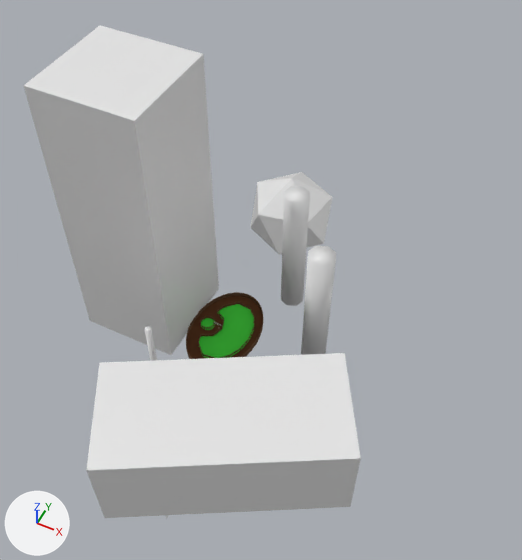
The Blender file assets/blends/level4.blend: old version first, new version second.
The view is the same before and after, from a 50 mm lens placed at (215.0, -355.0, 534.0), pointed at (31.0, 13.0, 74.0). Lighting does not change. The marker at lower left points along +X, +Y and +Z.
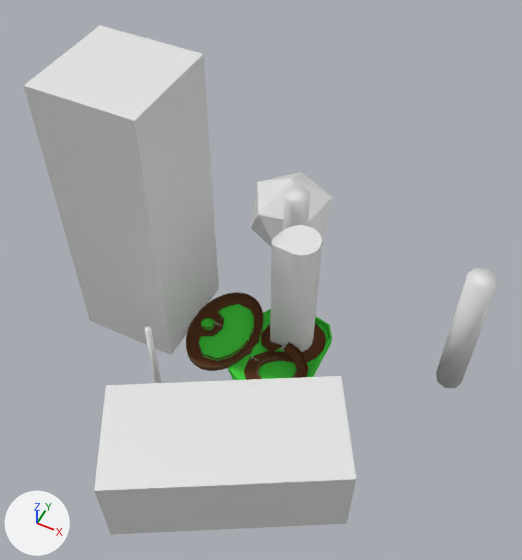
What differs and where, as boxes [x1, y1, x2, y2] in the pictures (522 x 560 px):
'Cube.002', moved
    before: [86, 353, 361, 518]
    after: [94, 376, 356, 535]
'Cylinder.002', moved
    before: [301, 246, 336, 355]
    after: [436, 268, 498, 388]
'Cylinder.003-col', added
    after: [270, 225, 322, 352]
'Cube.003-col.001', added (green)
    after: [228, 309, 332, 380]
'track2-col', added (brown)
    after: [244, 323, 326, 380]
'Cylinder.006-col', added
    after: [256, 357, 297, 379]
'Cylinder.001', unchanged, covered by the edit
    before: [281, 186, 310, 306]
    after: [283, 186, 310, 230]

The change, as a diff of the scene's bpy script:
```diff
--- a/assets/blends/level4.blend.py
+++ b/assets/blends/level4.blend.py
@@ me_cylinder_012 @@
+me_cylinder_012.from_pydata(...)  # 80 vertices, 66 faces; spans x -17.1..18.7, y -17.1..24.6, z -17.1..23.4
+me_cylinder_012.polygons.foreach_set('use_smooth', [True] * 66)
+me_cylinder_012.materials.append(mat_wood)  # brown #684d37
@@ me_cylinder_011 @@
+me_cylinder_011.from_pydata(...)  # 32 vertices, 18 faces; spans x -20.5..17.0, y -17.0..17.0, z -66.8..66.8
+me_cylinder_011.polygons.foreach_set('use_smooth', [True] * 18)
@@ me_cylinder_003 @@
+me_cylinder_003.from_pydata(...)  # 288 vertices, 265 faces; spans x -29.3..28.2, y -46.6..48.0, z -2.0..17.4
+me_cylinder_003.polygons.foreach_set('use_smooth', [True] * 265)
+me_cylinder_003.materials.append(mat_dirt)  # brown #5d3c26
@@ me_cube_017 @@
+me_cube_017.from_pydata(...)  # 80 vertices, 78 faces; spans x -40.7..30.7, y -51.7..51.7, z -4.1..6.8
+me_cube_017.polygons.foreach_set('use_smooth', [True] * 78)
+me_cube_017.materials.append(mat_grass)  # green #49d645
@@ ob_cylinder_002 @@
 ob_cylinder_002 = bpy.data.objects.new('Cylinder.002', me_cylinder_007)
-ob_cylinder_002.location = (82.3, 15.8, 58.4)
+ob_cylinder_002.location = (200.7, 48.3, 58.4)
@@ ob_cube_002 @@
 ob_cube_002 = bpy.data.objects.new('Cube.002', me_cube_016)
-ob_cube_002.location = (63.8, -114.6, 39.1)
+ob_cube_002.location = (63.8, -114.6, 8.0)
 ob_cube_002.rotation_euler = (0.0, 0.0, 0.511)  # degrees (0, 0, 29)
@@ ob_cylinder_006_col @@
+ob_cylinder_006_col = bpy.data.objects.new('Cylinder.006-col', me_cylinder_012)
+ob_cylinder_006_col.location = (61.9, -21.3, -19.5)
@@ ob_cylinder_003_col @@
+ob_cylinder_003_col = bpy.data.objects.new('Cylinder.003-col', me_cylinder_011)
+ob_cylinder_003_col.location = (61.6, 20.5, 62.0)
@@ ob_track2_col @@
+ob_track2_col = bpy.data.objects.new('track2-col', me_cylinder_003)
+ob_track2_col.parent = ob_cube_003_col_001
+ob_track2_col.matrix_parent_inverse = Matrix(((1.0, 0.0, 0.0, -61.93), (0.0, 1.0, 0.0, 0.0), (0.0, 0.0, 1.0, 0.606), (0.0, 0.0, 0.0, 1.0)))
+ob_track2_col.location = (61.93, 0.0, -0.606)
@@ ob_cube_003_col_001 @@
+ob_cube_003_col_001 = bpy.data.objects.new('Cube.003-col.001', me_cube_017)
+ob_cube_003_col_001.location = (61.9, 0.0, -0.6)
```
